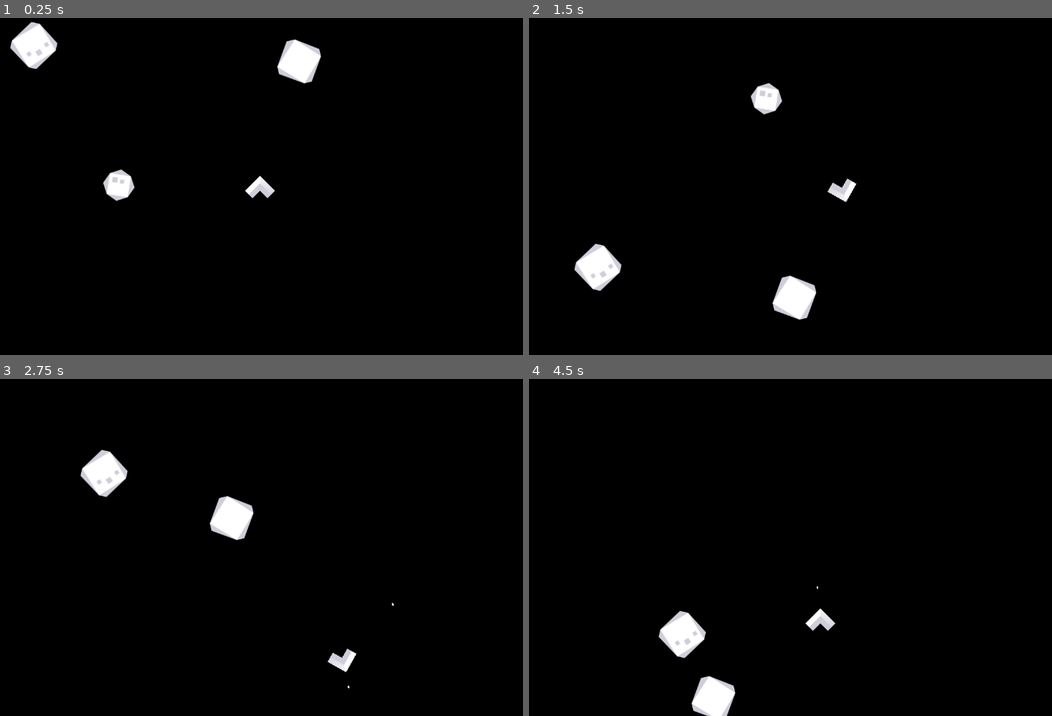
Above: before the commit, frames 1-4 (two rows, left to right).
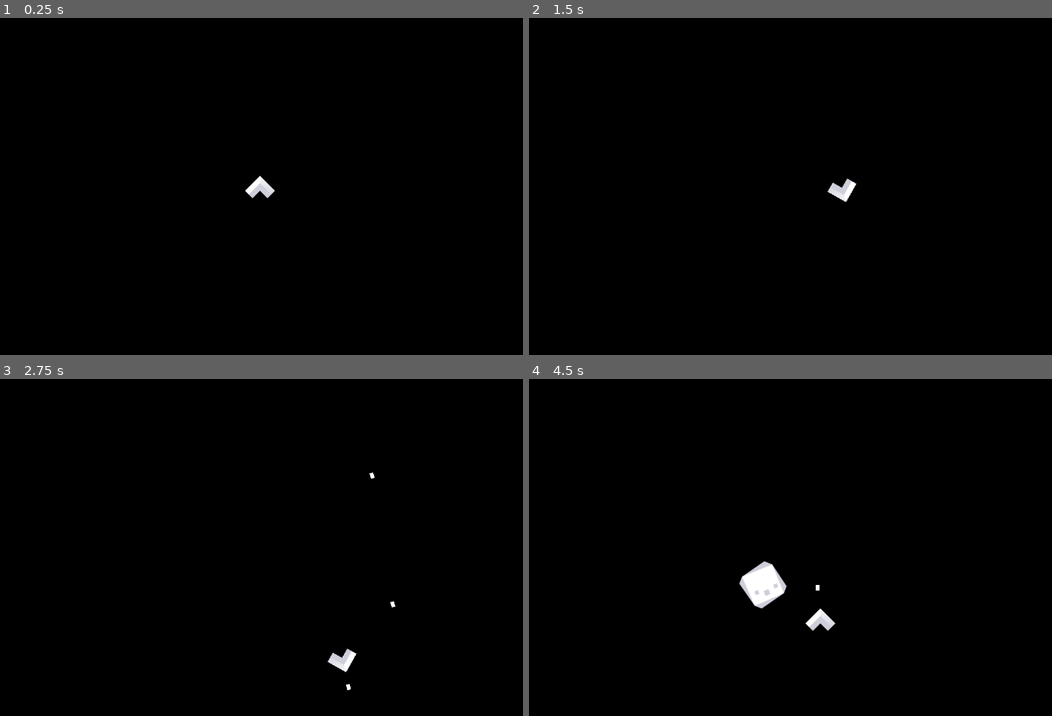
Above: after the commit, the same moments.

Repository: cdhumphreys/asteroids-godot
Game: Godot game, scene res://scenes/game.tscn
Same seed, same stepped clock (60 frames per second), same inputs: the game is played once before the commit and once after it.
Inputs:
- Up to frame 1 (0.25 s): no input
- Up to frame 2 (1.5 s): hold A (rotate_anticlockwise) 0.53-1.28 s; hold S (thrust_backward) from 0.53 s (still down); tap D (rotate_clockwise) at 1.35 s
- Up to frame 3 (2.75 s): keep holding S (thrust_backward); hold Space (shoot) from 2.03 s (still down)
- Up to frame 4 (4.5 s): keep holding S (thrust_backward); release Space (shoot) at 2.78 s; tap A (rotate_anticlockwise) at 2.85 s; hold D (rotate_clockwise) 3.53-4.28 s; tap Space (shoot) at 4.35 s

The runs differ from the first frame. In frame 1, 2.0% of the frame differs, in the area x 1-62%, y 1-55%; in frame 2, 2.0%; in frame 3, 1.6%; in frame 4, 2.4%, in the area x 24-56%, y 54-100%.

Commit message:
Asteroid spawning

Diff:
--- a/classes/asteroid_stats.gd
+++ b/classes/asteroid_stats.gd
@@ -15,7 +15,7 @@
 
 const MAX_SPEEDS = {
 	Enums.AsteroidSize.SMALL: 300,
-	Enums.AsteroidSize.LARGE: 150,
+	Enums.AsteroidSize.LARGE: 100,
 }
 
 var MIN_SPEED = MIN_SPEEDS[size]
--- /dev/null
+++ b/globals/event_bus.gd
@@ -0,0 +1,2 @@
+extends Node
+signal asteroid_hit
--- a/globals/utils.gd
+++ b/globals/utils.gd
@@ -1,17 +1,22 @@
 extends Node
 
 func keep_body_in_screen_bounds(pos: Vector2, screen_rect: Rect2, width = 0, height = 0) -> Vector2:
+	var was_corrected = false
 	var screen_width = screen_rect.size.x
 	var screen_height = screen_rect.size.y
 
 	if pos.y - height > screen_height:
+		was_corrected = true
 		pos.y = -height
 	elif pos.y + height < 0:
+		was_corrected = true
 		pos.y = screen_height + height
 
 	if pos.x - width > screen_width:
+		was_corrected = true
 		pos.x = -width
 	elif pos.x + width < 0:
+		was_corrected = true
 		pos.x = screen_width + width
 
 	return pos
--- a/project.godot
+++ b/project.godot
@@ -19,6 +19,7 @@
 
 Enums="*res://globals/enums.gd"
 Utils="*res://globals/utils.gd"
+EventBus="*res://globals/event_bus.gd"
 
 [display]
 
--- a/scenes/asteroid.tscn
+++ b/scenes/asteroid.tscn
@@ -15,3 +15,4 @@
 unique_name_in_owner = true
 
 [connection signal="area_entered" from="." to="." method="_on_area_entered"]
+[connection signal="body_entered" from="." to="." method="_on_body_entered"]
--- a/scenes/bullet.tscn
+++ b/scenes/bullet.tscn
@@ -3,7 +3,7 @@
 [ext_resource type="Script" uid="uid://2q20bdghejhb" path="res://scripts/bullet.gd" id="1_mkf8s"]
 
 [sub_resource type="RectangleShape2D" id="RectangleShape2D_tah1u"]
-size = Vector2(16, 26)
+size = Vector2(25.00007, 37.500107)
 
 [node name="Bullet" type="Area2D"]
 collision_layer = 16
@@ -12,11 +12,12 @@
 
 [node name="Polygon2D" type="Polygon2D" parent="."]
 position = Vector2(0, 4.7683716e-07)
-scale = Vector2(0.2, 0.288)
-polygon = PackedVector2Array(8, -8.999999, 8, 8.999999, -8, 8.999999, -8, -8.999999)
+scale = Vector2(0.36810747, 0.40640986)
+polygon = PackedVector2Array(10.866391, -14.763421, 10.866391, 14.763419, -10.866391, 14.763419, -10.866391, -14.763421)
 
 [node name="CollisionShape2D" type="CollisionShape2D" parent="."]
-scale = Vector2(0.2, 0.2)
+position = Vector2(1.4901161e-07, -1.4901161e-07)
+scale = Vector2(0.3199991, 0.3199991)
 shape = SubResource("RectangleShape2D_tah1u")
 
 [node name="Lifetime" type="Timer" parent="."]
--- a/scenes/game.tscn
+++ b/scenes/game.tscn
@@ -1,57 +1,35 @@
-[gd_scene load_steps=18 format=3 uid="uid://b344cqbdcqbhy"]
+[gd_scene load_steps=7 format=3 uid="uid://b344cqbdcqbhy"]
 
 [ext_resource type="Script" uid="uid://b8hbcrnmmaeco" path="res://scripts/game.gd" id="1_lnu2h"]
 [ext_resource type="PackedScene" uid="uid://nklf1vrn55rc" path="res://scenes/player.tscn" id="1_uwrxv"]
-[ext_resource type="PackedScene" uid="uid://7ygmy5j4e3kq" path="res://scenes/asteroid.tscn" id="3_lnu2h"]
-[ext_resource type="Shape2D" uid="uid://201sgl87ebnb" path="res://resources/asteroids/collision_shape_large.tres" id="4_0tnpc"]
+[ext_resource type="Resource" uid="uid://b4u3c2swmtdmb" path="res://resources/asteroids/large_asteroid.tres" id="4_iywne"]
+[ext_resource type="Resource" uid="uid://d0ofjnwsa74jc" path="res://resources/asteroids/small_asteroid.tres" id="5_p57ef"]
 [ext_resource type="Script" uid="uid://bc8m1euylr0y7" path="res://classes/asteroid_stats.gd" id="5_vtaks"]
-[ext_resource type="Texture2D" uid="uid://cmu811soniauc" path="res://assets/asteroids/meteor_detailedLarge.png" id="6_kvpfn"]
-[ext_resource type="Texture2D" uid="uid://1dyymqknwrx8" path="res://assets/asteroids/meteor_large.png" id="7_dinhu"]
-[ext_resource type="Texture2D" uid="uid://cdk2n6tid6arj" path="res://assets/asteroids/meteor_squareDetailedLarge.png" id="8_kvuet"]
-[ext_resource type="Texture2D" uid="uid://decleta02chxa" path="res://assets/asteroids/meteor_squareLarge.png" id="9_trtic"]
-[ext_resource type="Shape2D" uid="uid://7ll3thka50hu" path="res://resources/asteroids/collision_shape_small.tres" id="10_trtic"]
-[ext_resource type="Texture2D" uid="uid://cpk1tge6gwllt" path="res://assets/asteroids/meteor_detailedSmall.png" id="11_ir15t"]
-[ext_resource type="Texture2D" uid="uid://btyfy53rgpfph" path="res://assets/asteroids/meteor_small.png" id="12_ca42v"]
-[ext_resource type="Texture2D" uid="uid://46kqag02umnm" path="res://assets/asteroids/meteor_squareDetailedSmall.png" id="13_rysoc"]
-[ext_resource type="Texture2D" uid="uid://cfvu1ciu03foe" path="res://assets/asteroids/meteor_squareSmall.png" id="14_ssvqc"]
 
-[sub_resource type="Resource" id="Resource_trtic"]
-resource_local_to_scene = true
-script = ExtResource("5_vtaks")
-size = 1
-textures = Array[Texture]([ExtResource("6_kvpfn"), ExtResource("7_dinhu"), ExtResource("8_kvuet"), ExtResource("9_trtic")])
-collision_shape = ExtResource("4_0tnpc")
-metadata/_custom_type_script = "uid://bc8m1euylr0y7"
-
-[sub_resource type="Resource" id="Resource_ir15t"]
-resource_local_to_scene = true
-script = ExtResource("5_vtaks")
-textures = Array[Texture]([ExtResource("11_ir15t"), ExtResource("12_ca42v"), ExtResource("13_rysoc"), ExtResource("14_ssvqc")])
-collision_shape = ExtResource("10_trtic")
-metadata/_custom_type_script = "uid://bc8m1euylr0y7"
-
-[sub_resource type="Resource" id="Resource_ca42v"]
-resource_local_to_scene = true
-script = ExtResource("5_vtaks")
-size = 1
-textures = Array[Texture]([ExtResource("6_kvpfn"), ExtResource("7_dinhu"), ExtResource("8_kvuet"), ExtResource("9_trtic")])
-collision_shape = ExtResource("4_0tnpc")
-metadata/_custom_type_script = "uid://bc8m1euylr0y7"
+[sub_resource type="Curve2D" id="Curve2D_yqjtg"]
+_data = {
+"points": PackedVector2Array(0, 0, 0, 0, 0, 8, 0, 0, 0, 0, 1288, 0, 0, 0, 0, 0, 1280, 728, 0, 0, 0, 0, 0, 728, 0, 0, 0, 0, 0, 8)
+}
+point_count = 5
 
 [node name="Game" type="Node2D"]
 script = ExtResource("1_lnu2h")
+asteroid_stats = Array[ExtResource("5_vtaks")]([ExtResource("4_iywne"), ExtResource("5_p57ef")])
+MAX_ASTEROIDS = 3
 
 [node name="Player" parent="." instance=ExtResource("1_uwrxv")]
 position = Vector2(640, 361)
 
-[node name="Asteroid" parent="." instance=ExtResource("3_lnu2h")]
-position = Vector2(142, 125)
-stats = SubResource("Resource_trtic")
+[node name="AsteroidSpawnTimer" type="Timer" parent="."]
+wait_time = 3.0
+autostart = true
 
-[node name="Asteroid2" parent="." instance=ExtResource("3_lnu2h")]
-position = Vector2(288, 394)
-stats = SubResource("Resource_ir15t")
+[node name="AsteroidSpawnBoundary" type="Path2D" parent="."]
+curve = SubResource("Curve2D_yqjtg")
 
-[node name="Asteroid3" parent="." instance=ExtResource("3_lnu2h")]
-position = Vector2(738, 153)
-stats = SubResource("Resource_ca42v")
+[node name="AsteroidSpawnLocation" type="PathFollow2D" parent="AsteroidSpawnBoundary"]
+position = Vector2(0, 8)
+rotation = -0.0062111
+
+[connection signal="on_hit" from="Player" to="." method="_game_over"]
+[connection signal="timeout" from="AsteroidSpawnTimer" to="." method="_on_asteroid_spawn_timer_timeout"]
--- a/scripts/asteroid.gd
+++ b/scripts/asteroid.gd
@@ -14,14 +14,11 @@
 var small_asteroid_scene: PackedScene = preload("res://scenes/asteroid.tscn")
 var small_asteroid_stat: AsteroidStats = preload("res://resources/asteroids/small_asteroid.tres")
 
+
 func _ready() -> void:
 	speed = randf_range(stats.MIN_SPEED, stats.MAX_SPEED)
-	rotation = randf_range(0, 2*PI)
 
 	sprite.texture = stats.textures.pick_random()
-	collision_shape.shape = stats.collision_shape
-
-	# Pick one of the asteroid PNGs
 	collision_shape.shape = stats.collision_shape
 
 func _physics_process(delta: float) -> void:
@@ -39,6 +36,8 @@
 
 
 func _on_hit_by_bullet():
+	EventBus.asteroid_hit.emit(stats.size)
+
 	if stats.size == Enums.AsteroidSize.SMALL:
 		queue_free()
 	elif stats.size == Enums.AsteroidSize.LARGE:
@@ -52,9 +51,15 @@
 		new_asteroid.stats = small_asteroid_stat
 		root_node.add_child(new_asteroid)
 		new_asteroid.global_position = global_position
+		new_asteroid.rotation = rotation + randf_range(-PI/4, PI/4)
 
 
 func _on_area_entered(area: Area2D) -> void:
 	if area is Bullet:
 		area.queue_free()
 		_on_hit_by_bullet()
+
+
+func _on_body_entered(body: Node2D) -> void:
+	if body is Player:
+		body.hit()
--- a/scripts/bullet.gd
+++ b/scripts/bullet.gd
@@ -3,13 +3,6 @@
 class_name Bullet
 
 const SPEED = 800
-
-
-
-# Called when the node enters the scene tree for the first time.
-func _ready() -> void:
-	pass # Replace with function body.
-
 
 func _physics_process(delta):
 	position -= transform.y * SPEED * delta
@@ -17,7 +10,6 @@
 func _on_lifetime_timeout() -> void:
 	queue_free()
 
-
 func _on_area_entered(area: Area2D) -> void:
 	area.queue_free()
 	# remove bullet
--- a/scripts/game.gd
+++ b/scripts/game.gd
@@ -1,61 +1,72 @@
 extends Node2D
 
-@onready var leftEdge = $LeftEdge;
-@onready var rightEdge = $RightEdge;
-@onready var topEdge = $TopEdge;
-@onready var bottomEdge = $BottomEdge;
-# Called when the node enters the scene tree for the first time.
-func _ready():
-	pass # Replace with function body.
+@onready var asteroid_spawn_timer: Timer = $AsteroidSpawnTimer
+@onready var player: Player = $Player
+@onready var asteroid_spawn_location: PathFollow2D = $AsteroidSpawnBoundary/AsteroidSpawnLocation
+
+var asteroid_scene: PackedScene = preload("res://scenes/asteroid.tscn")
+
+@export var asteroid_stats: Array[AsteroidStats]
+
+var score = 0
+var asteroid_sizes = [Enums.AsteroidSize.SMALL, Enums.AsteroidSize.LARGE]
 
 
-# Called every frame. 'delta' is the elapsed time since the previous frame.
-func _process(delta):
-	pass
+@export_range (1, 100) var MAX_ASTEROIDS: int
+
+var active_asteroids = 0
 
 
-func get_size_from_body(body: PhysicsBody2D) -> Vector2:
-	var body_collision_shape: CollisionShape2D = body.get_node_or_null("CollisionShape2D")
-	if !body_collision_shape:
-		return Vector2.ZERO
+func _ready() -> void:
+	EventBus.asteroid_hit.connect(_on_asteroid_destroyed)
 
-	var sizes = body_collision_shape.shape.get_rect().size
-	return sizes
+func _game_over() -> void:
+	print("game over")
+	get_tree().paused = true
+	asteroid_spawn_timer.stop()
 
-# BODIES - Mostly player
-func _on_left_edge_body_entered(body):
-	var sizes = get_size_from_body(body)
-	if sizes != Vector2.ZERO:
-		body.global_position.x = rightEdge.position.x - sizes.x
+func _new_game() -> void:
+	print("starting new game")
+	score = 0
+	asteroid_spawn_timer.start()
+	player.reset()
 
 
-func _on_right_edge_body_entered(body):
-	var sizes = get_size_from_body(body)
-	if sizes != Vector2.ZERO:
-		body.global_position.x = leftEdge.position.x + sizes.x
+func _get_random_asteroid_stat() -> AsteroidStats:
+	var res: AsteroidStats = asteroid_stats.pick_random()
+
+	return res.duplicate()
 
 
-func _on_top_edge_body_entered(body):
-	var sizes = get_size_from_body(body)
-	if sizes != Vector2.ZERO:
-		body.global_position.y = bottomEdge.position.y - sizes.y
+func _on_asteroid_spawn_timer_timeout() -> void:
+	if active_asteroids == MAX_ASTEROIDS:
+		return
+#	Create new asteroid & set stats
+	var asteroid: Asteroid = asteroid_scene.instantiate()
+	var asteroid_stat: AsteroidStats = _get_random_asteroid_stat()
+	asteroid.stats = asteroid_stat
 
+	# Get random point along boundary
+	asteroid_spawn_location.	progress_ratio = randf()
+	asteroid.global_position = asteroid_spawn_location.position
 
-func _on_bottom_edge_body_entered(body):
-	var sizes = get_size_from_body(body)
-	if sizes != Vector2.ZERO:
-		body.global_position.y = topEdge.position.y + sizes.y
+	# Perpendicular to "spawn" vector - points inwards, not sure why PI and not PI/2
+	# Must be something up with the asteroid rotation?
+	var direction = asteroid_spawn_location.rotation + PI
 
+	# Add random offset
+	direction += randf_range(-PI/4, PI/4)
 
-# AREAS
-func _on_left_edge_area_entered(area: Area2D) -> void:
-	area.global_position.x = rightEdge.global_position.x
+	# Set direction
+	asteroid.rotate(direction)
 
-func _on_right_edge_area_entered(area: Area2D) -> void:
-	area.global_position.x = leftEdge.global_position.x
+	add_child(asteroid)
+	active_asteroids += 1
 
-func _on_top_edge_area_entered(area: Area2D) -> void:
-	area.global_position.y = bottomEdge.global_position.y
+func _on_asteroid_destroyed(asteroid_size: Enums.AsteroidSize):
+	if asteroid_size == Enums.AsteroidSize.SMALL:
+		active_asteroids -= 1
+	elif asteroid_size == Enums.AsteroidSize.LARGE:
+		active_asteroids += 1
 
-func _on_bottom_edge_area_entered(area: Area2D) -> void:
-	area.global_position.y = topEdge.global_position.y
+	print("Active asteroids:", active_asteroids)
--- a/scripts/player.gd
+++ b/scripts/player.gd
@@ -1,19 +1,27 @@
 extends CharacterBody2D
 
 class_name Player
+
+signal on_hit
 
 const MAX_SPEED = 500
 const ACCELERATION = 8.0
 const ROTATION_SPEED = 5.0
 var speed = 0;
+
 var input_vector: Vector2
 var bullet_scene : PackedScene = preload("res://scenes/bullet.tscn")
 
+@onready var gun: Marker2D = $%Marker2D
+@onready var collision_shape_2d: CollisionShape2D = $CollisionShape2D
+
 @export var shoot_cooldown: float = 1.0
-@onready var gun: Marker2D = $%Marker2D
-
 var can_shoot := true;
 
+var start_position: Vector2
+
+func _ready() -> void:
+	start_position = global_position
 
 func _physics_process(delta:float):
 	_handle_movement(delta)
@@ -24,8 +32,6 @@
 		_try_shoot()
 
 func _handle_movement(delta:float):
-
-
 	input_vector = Vector2(0, Input.get_axis("thrust_forward", "thrust_backward"))
 
 	if Input.is_action_pressed("rotate_clockwise"):
@@ -52,3 +58,13 @@
 
 	await get_tree().create_timer(shoot_cooldown).timeout
 	can_shoot = true
+
+func hit():
+	hide()
+	$CollisionShape2D.set_deferred("disabled", true)
+	on_hit.emit()
+
+func reset():
+	position = start_position
+	$CollisionShape2D.disabled = false
+	show()
Not shown, added: globals/event_bus.gd.uid
